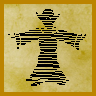
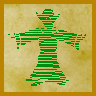
Two versions of the same layered image (96 x 96). Layer-by-layer changes:
added layer "Layer 4" above "Layer 4 copy 2" over [8, 9, 86, 86]
hid "Layer 4 copy 2" over [8, 9, 86, 86]
